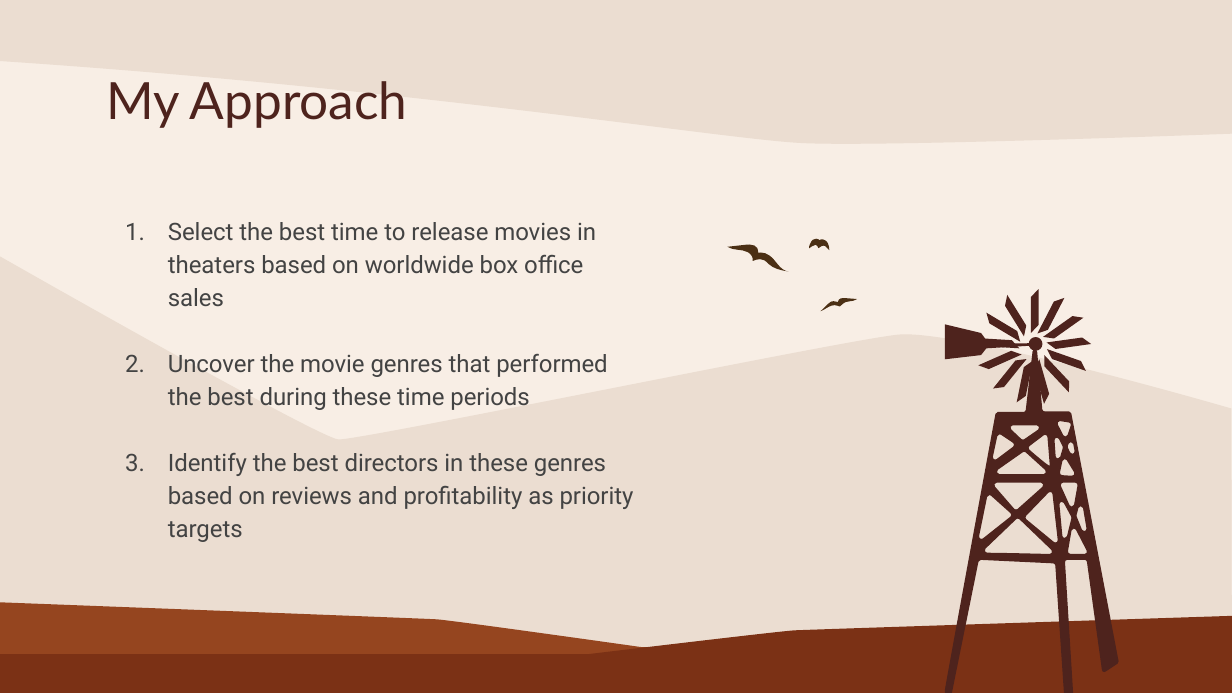
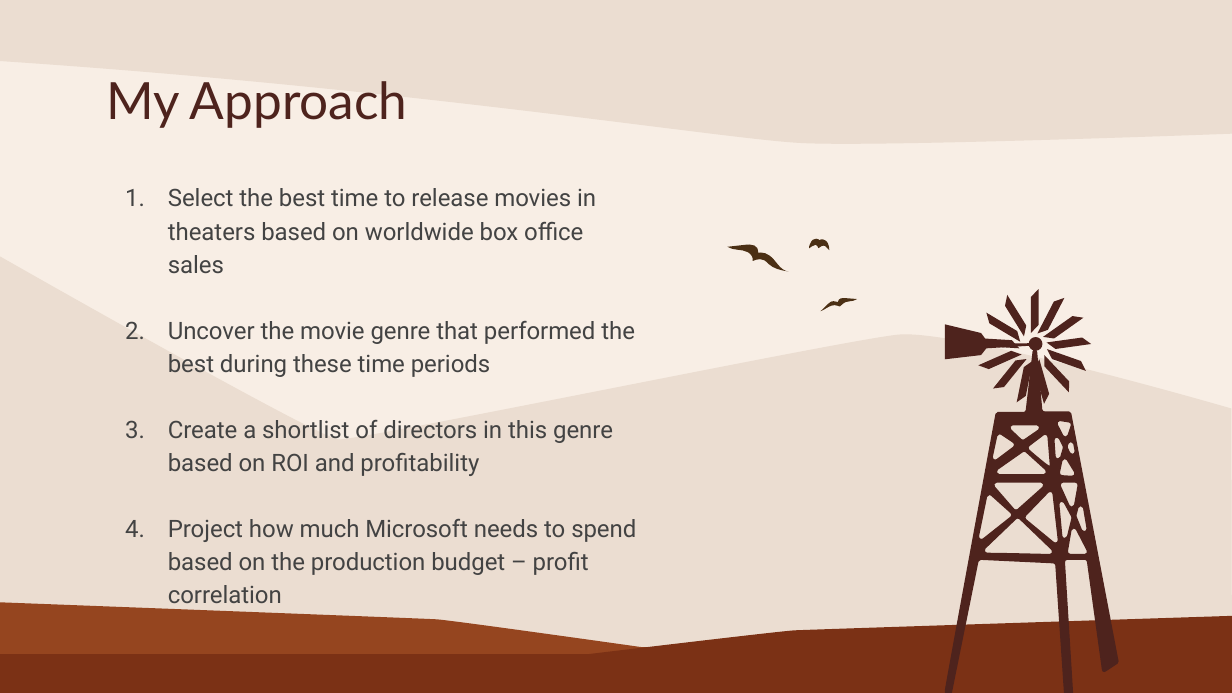
Before and after one commit to michael-pozo/Movie-Data-Analysis-, a slide deck: slide 3 of Movie Industry Analysis .pptx. Drawn at 1232x693 pixels with LibreOffice and Linux fonts; fonts in the diff are those of the drawing. Boxes give left, top, right and bottom in pixels: in the first picture for what was removed or moved away, otherwise in the second. Text is boxed around its words. In the diff, an @@ line names an element or a change of style, - is before the commit and + after.

```diff
--- a/Movie Industry Analysis .pptx
+++ b/Movie Industry Analysis .pptx
@@ text "Select the best time to ...": place and size @@
-text "Select the best time to ..." at [168, 222, 634, 542]
+text "Select the best time to ..." at [168, 188, 636, 603]
@@ text at [168, 321, 636, 603]: text changed @@
-2. Uncover the movie genres that performed the best during these time periods
-3. Identify the best directors in these genres based on reviews and profitability as priority targets
+2. Uncover the movie genre that performed the best during these time periods
+3. Create a shortlist of directors in this genre based on ROI and profitability
+4. Project how much Microsoft needs to spend based on the production budget – profit correlation
```
Also in this commit, not shown: 5 other slides changed, 3 slides added, 6 other files.
